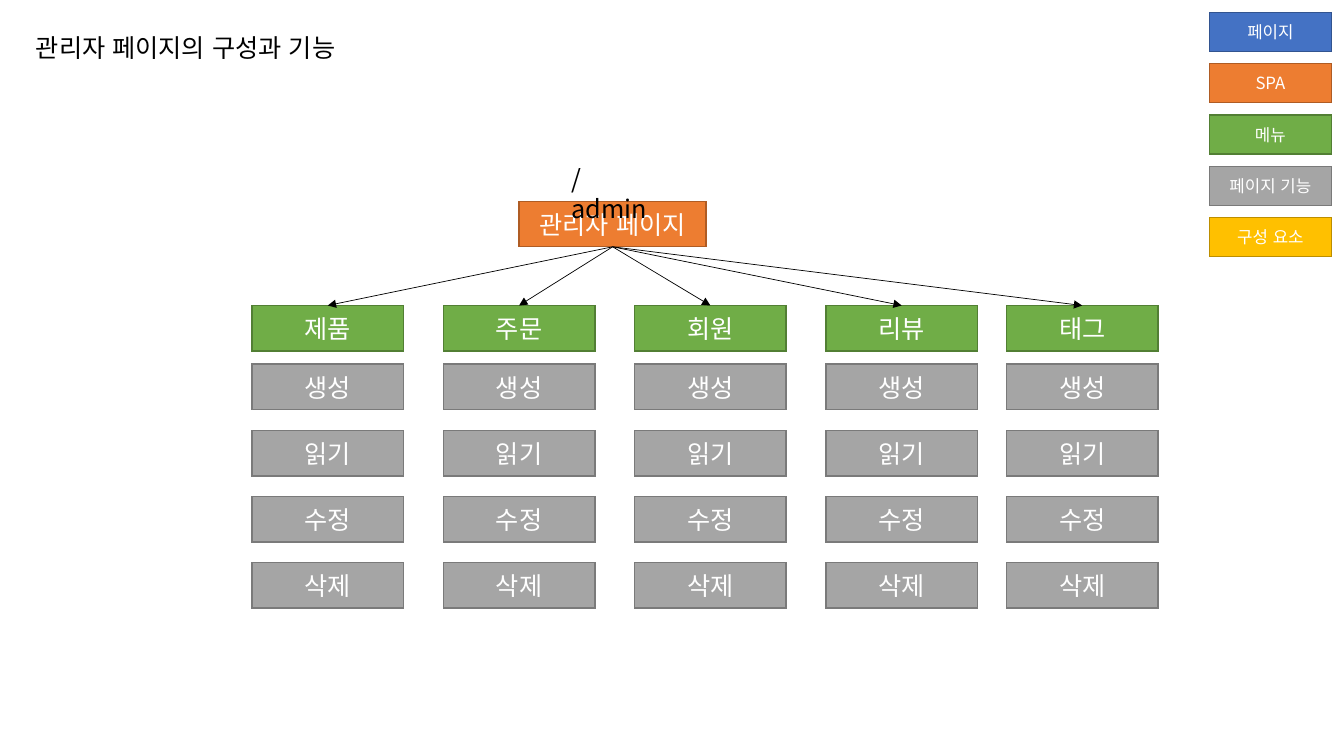
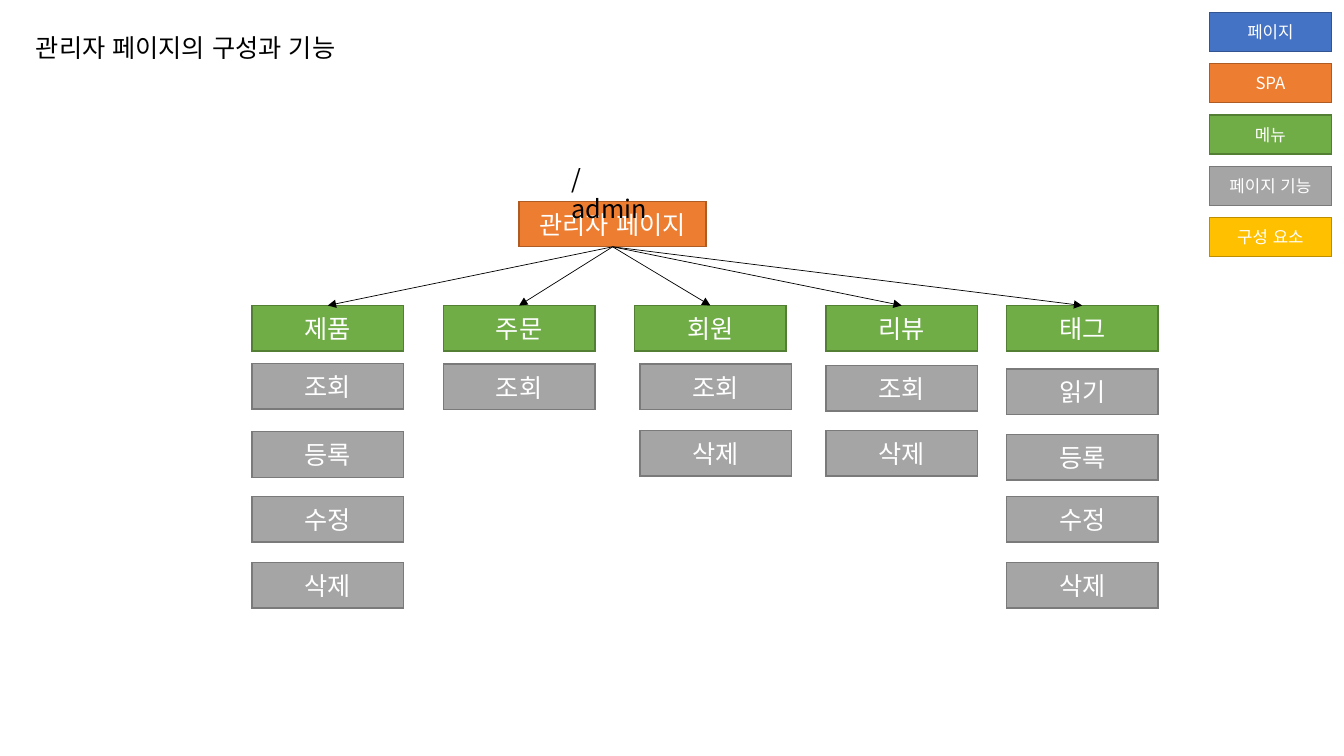
Before and after one commit to jihunz/HiSnack, a slide deck: slide 4 of document/ppt/Hi Snack! 페이지 맵.pptx. Drawn at 1344x756 pixels with LibreOffice and Linux fonts; fonts in the diff are those of the drawing. Boxes give left, top, right and bottom in pixels: in the first picture for what was removed or moved away, otherwise in the second. Text is boxed around its words. In the diff, an @@ line names an element or a change of style, - is before the commit and + after.

Commit message:
docs : 페이지 맵 ppt 수정, refactor : Controller 코드 수정

```diff
--- a/document/ppt/Hi Snack! 페이지 맵.pptx
+++ b/document/ppt/Hi Snack! 페이지 맵.pptx
@@ rectangle "조회" moved from (x1=252, y1=431, x2=403, y2=476) to (x1=252, y1=363, x2=403, y2=408) @@
@@ text in rectangle at (x1=305, y1=375, x2=351, y2=398): text changed @@
-읽기
+조회
@@ rectangle "조회" moved from (x1=444, y1=431, x2=595, y2=476) to (x1=444, y1=364, x2=595, y2=409) @@
@@ rectangle removed at (x1=444, y1=364, x2=595, y2=409) @@
-생성
@@ text in rectangle at (x1=496, y1=376, x2=542, y2=399): text changed @@
-읽기
+조회
@@ rectangle removed at (x1=635, y1=364, x2=786, y2=409) @@
-생성
@@ rectangle "조회" moved from (x1=635, y1=431, x2=786, y2=476) to (x1=640, y1=364, x2=791, y2=409) @@
@@ text in rectangle at (x1=693, y1=376, x2=739, y2=399): text changed @@
-읽기
+조회
@@ rectangle "조회" moved from (x1=826, y1=431, x2=977, y2=476) to (x1=826, y1=366, x2=977, y2=411) @@
@@ rectangle removed at (x1=826, y1=364, x2=977, y2=409) @@
-생성
@@ text in rectangle at (x1=879, y1=377, x2=925, y2=400): text changed @@
-읽기
+조회
@@ rectangle "읽기" moved from (x1=1006, y1=431, x2=1157, y2=476) to (x1=1006, y1=369, x2=1157, y2=414) @@
@@ rectangle "등록" moved from (x1=252, y1=364, x2=403, y2=409) to (x1=252, y1=432, x2=403, y2=477) @@
@@ text in rectangle at (x1=305, y1=444, x2=351, y2=466): text changed @@
-생성
+등록
@@ rectangle "삭제" moved from (x1=635, y1=563, x2=786, y2=608) to (x1=640, y1=431, x2=791, y2=476) @@
@@ rectangle "삭제" moved from (x1=826, y1=563, x2=977, y2=608) to (x1=826, y1=431, x2=977, y2=476) @@
@@ rectangle "등록" moved from (x1=1006, y1=364, x2=1157, y2=409) to (x1=1006, y1=435, x2=1157, y2=480) @@
@@ text in rectangle at (x1=1059, y1=447, x2=1105, y2=469): text changed @@
-생성
+등록
@@ rectangle removed at (x1=444, y1=496, x2=595, y2=541) @@
-수정
@@ rectangle removed at (x1=635, y1=496, x2=786, y2=541) @@
-수정
@@ rectangle removed at (x1=826, y1=496, x2=977, y2=541) @@
-수정
@@ rectangle removed at (x1=444, y1=563, x2=595, y2=608) @@
-삭제
```
Also in this commit, not shown: 3 other slides changed, 4 other files.
